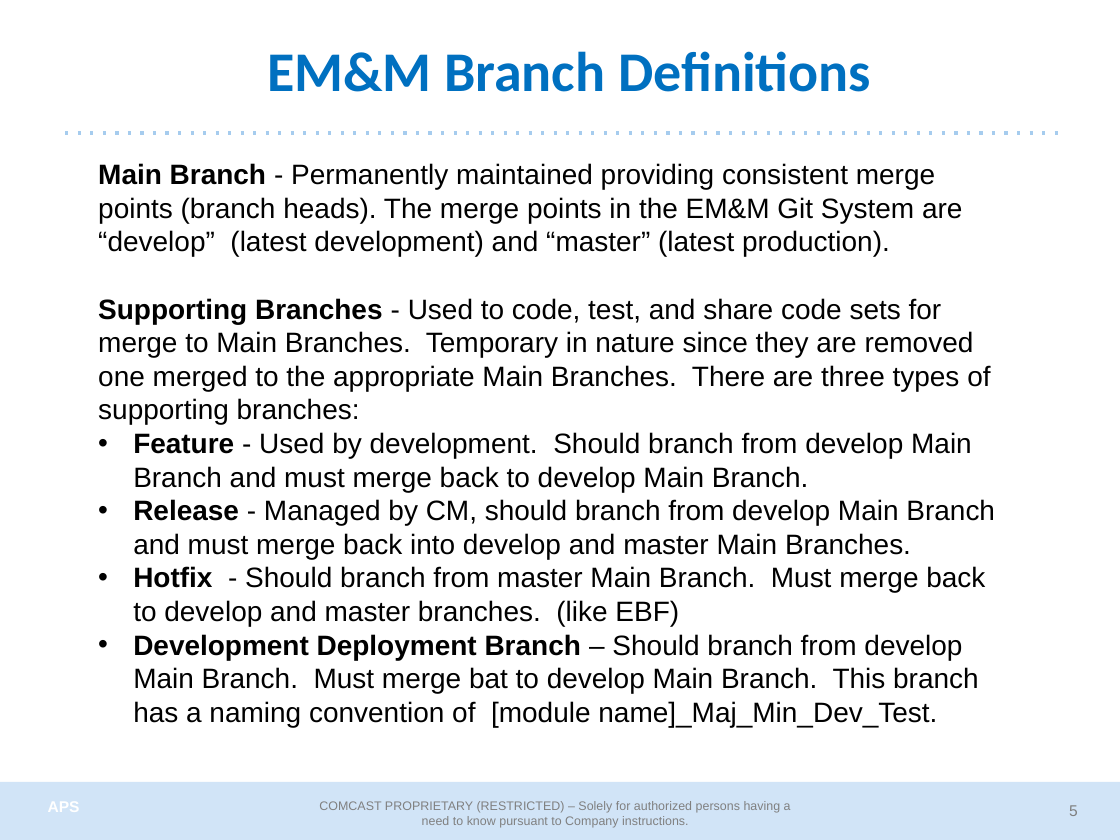
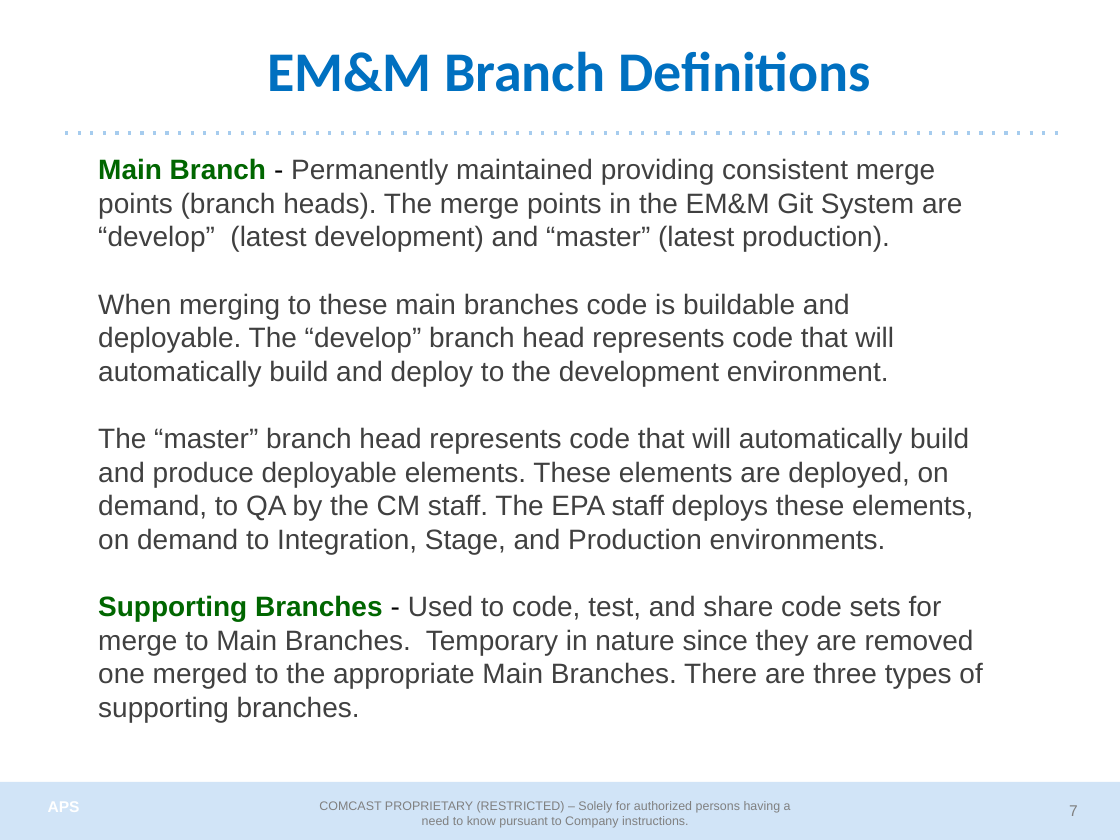
Before and after one commit to cmguy/General-GitSystem, a slide deck: slide 7 of doc/EMM_GitSystem.pptx (slide 5 before the commit). Drawn at 1120x840 pixels with LibreOffice and Linux fonts; fonts in the diff are those of the drawing; background and template pictures are left out. Boxes give left, top, right and bottom in pixels: in the first picture for what was removed or moved away, otherwise in the second. Text is boxed around its words. In the diff, an @@ line names an element or a change of style, - is before the commit and + after.

Commit message:
Updates for branch definitions. Includes Admin and User Guide and testing.

```diff
--- a/doc/EMM_GitSystem.pptx
+++ b/doc/EMM_GitSystem.pptx
@@ text at bbox=[98, 158, 962, 252]: text colour #000000 to #006600 in "Main Branch"; text colour #000000 to #404040 in "Permanently maintained providing consistent merge points (br ..." @@
@@ text at bbox=[98, 293, 982, 722]: text changed; text colour #000000 to #404040 @@
-Supporting Branches - Used to code, test, and share code sets for merge to Main Branches. Temporary in nature since they are removed one merged to the appropriate Main Branches. There are three types of supporting branches:
-• Feature - Used by development. Should branch from develop Main Branch and must merge back to develop Main Branch.
-• Release - Managed by CM, should branch from develop Main Branch and must merge back into develop and master Main Branches.
-• Hotfix - Should branch from master Main Branch. Must merge back to develop and master branches. (like EBF)
-• Development Deployment Branch – Should branch from develop Main Branch. Must merge bat to develop Main Branch. This branch has a naming convention of [module name]_Maj_Min_Dev_Test.
+When merging to these main branches code is buildable and deployable. The “develop” branch head represents code that will automatically build and deploy to the development environment.
+The “master” branch head represents code that will automatically build and produce deployable elements. These elements are deployed, on demand, to QA by the CM staff. The EPA staff deploys these elements, on demand to Integration, Stage, and Production environments.
+Supporting Branches - Used to code, test, and share code sets for merge to Main Branches. Temporary in nature since they are removed one merged to the appropriate Main Branches. There are three types of supporting branches.
@@ page number at bbox=[1069, 805, 1078, 816]: text changed @@
-5
+7
```
Also in this commit, not shown: 7 other slides changed, 2 slides added, 10 other files.
